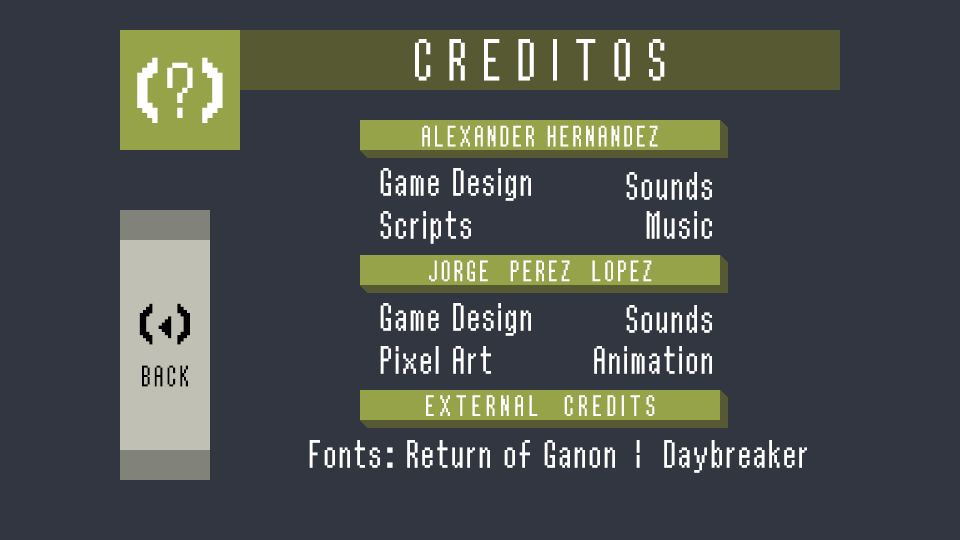
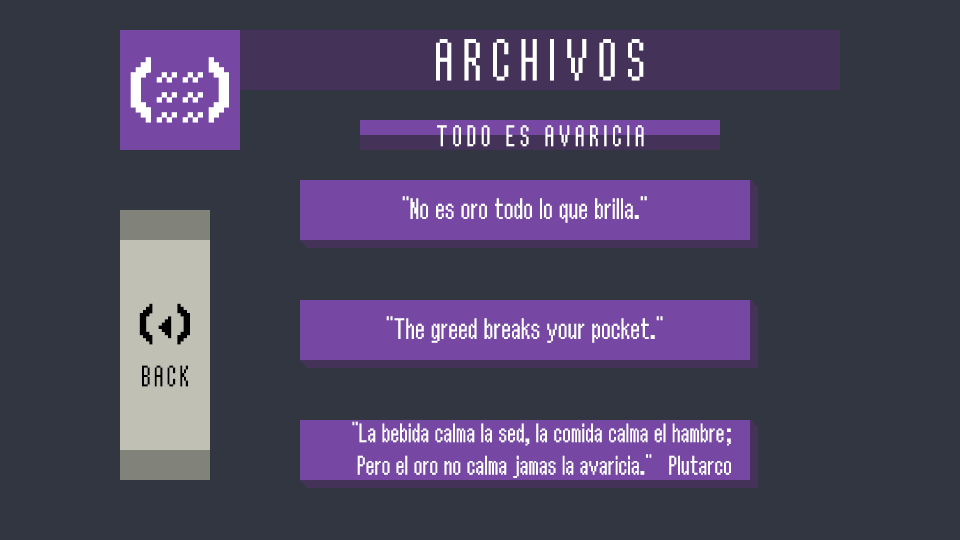
Revision of a layered 960x540 image; what changed, layer by layer:
hid group "Credits UI" (27 layers) over (x1=120, y1=30, x2=840, y2=480)
showed group "Archives UI" (31 layers) over (x1=120, y1=30, x2=840, y2=488)
showed "“The greed breaks your pocket.”" over (x1=386, y1=316, x2=663, y2=343)
